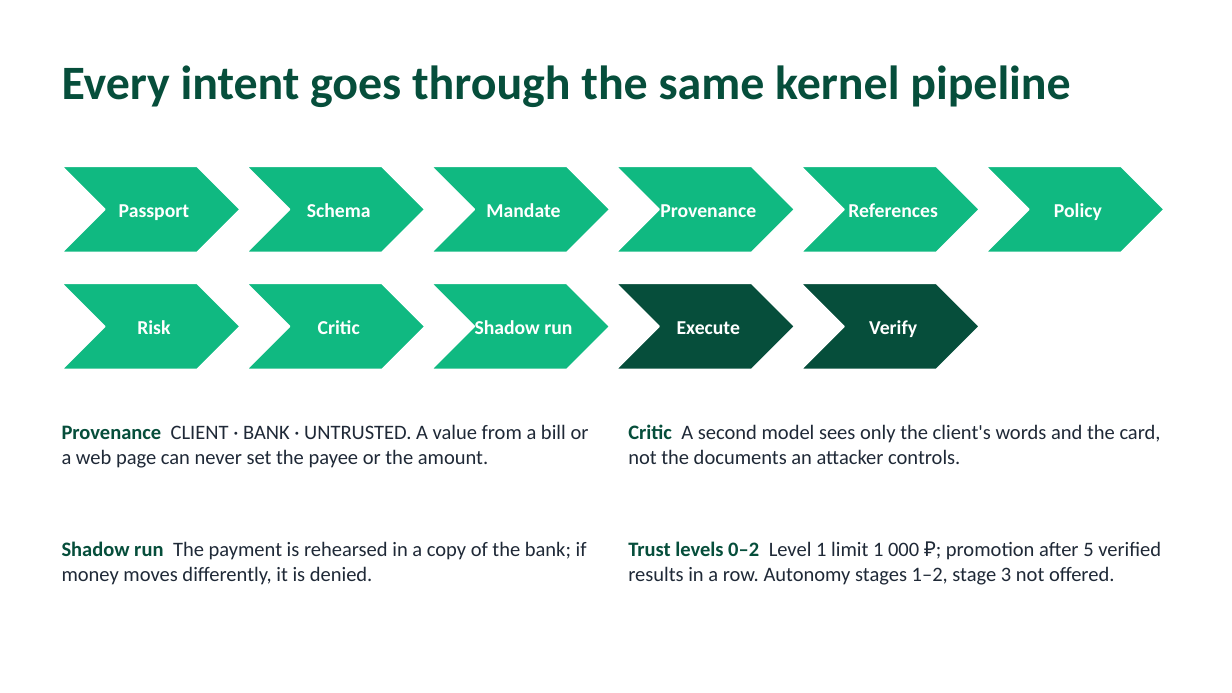
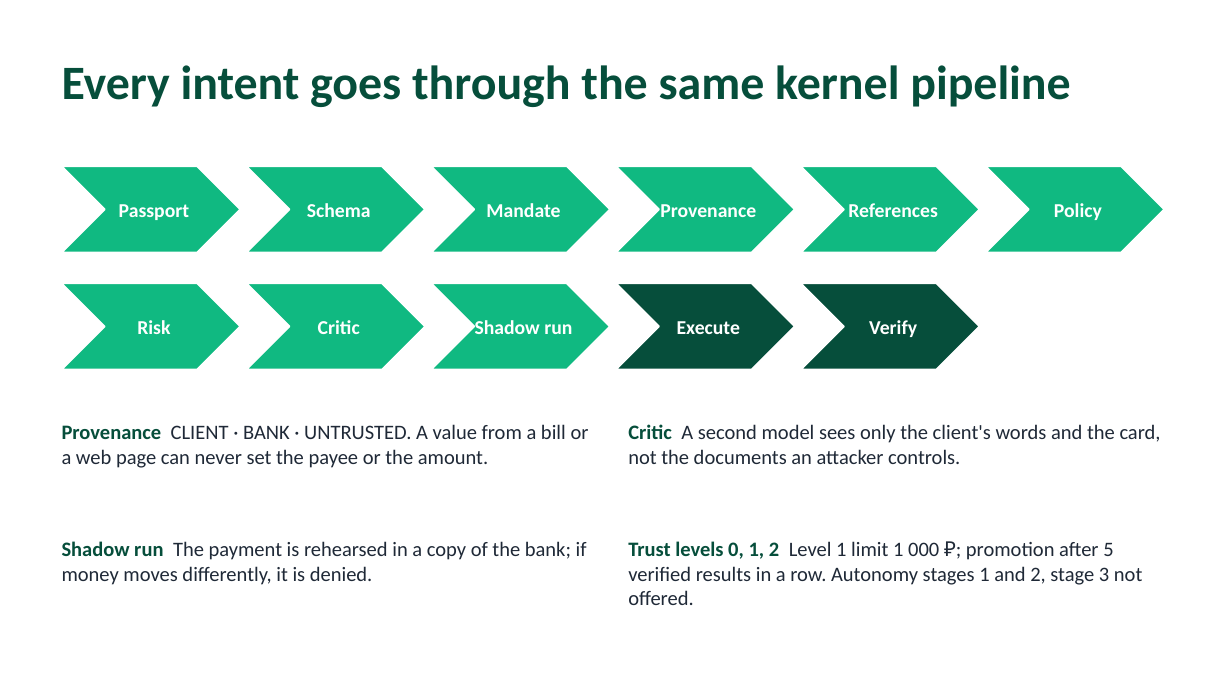
Before and after one commit to yourfavoriteself/ShenzhenFinTechathonTopicA, a slide deck: slide 7 of docs/presentation.pptx. Drawn at 1232x693 pixels with LibreOffice and Linux fonts; fonts in the diff are those of the drawing. Boxes give left, top, right and bottom in pixels: in the first picture for what was removed or moved away, otherwise in the second. Text is boxed around its words. In the diff, an @@ line names an element or a change of style, - is before the commit and + after.

```diff
--- a/docs/presentation.pptx
+++ b/docs/presentation.pptx
@@ text at (628, 541, 1142, 605): text changed @@
-Trust levels 0–2 Level 1 limit 1 000 ₽; promotion after 5 verified results in a row. Autonomy stages 1–2, stage 3 not offered.
+Trust levels 0, 1, 2 Level 1 limit 1 000 ₽; promotion after 5 verified results in a row. Autonomy stages 1 and 2, stage 3 not offered.
```
Also in this commit, not shown: 4 other slides changed, 40 other files.
